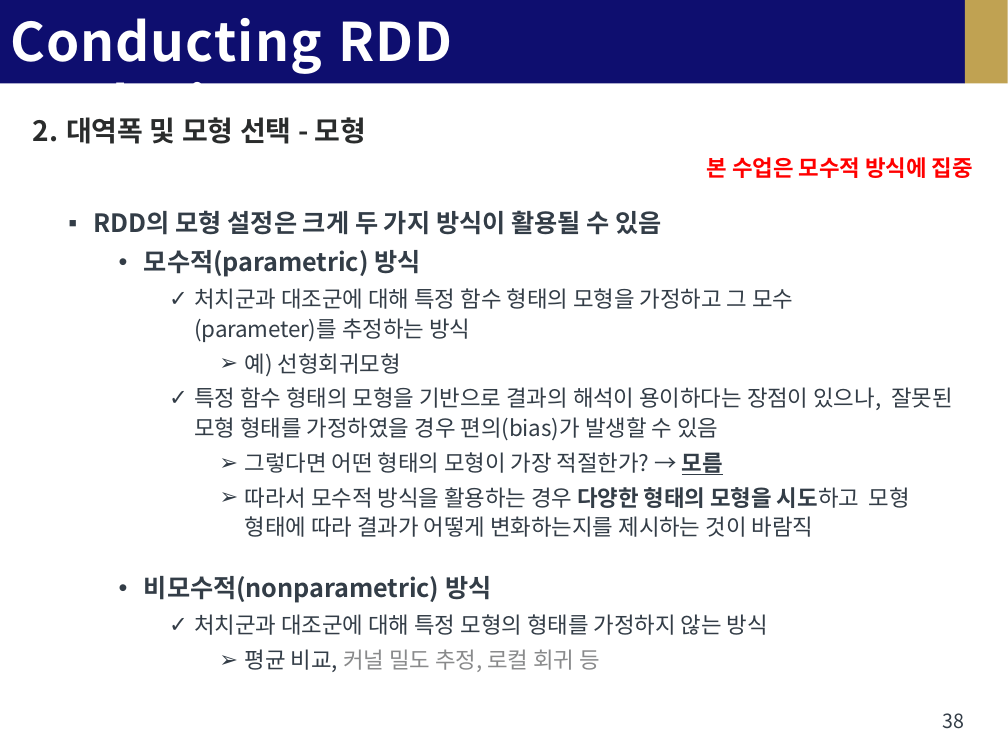
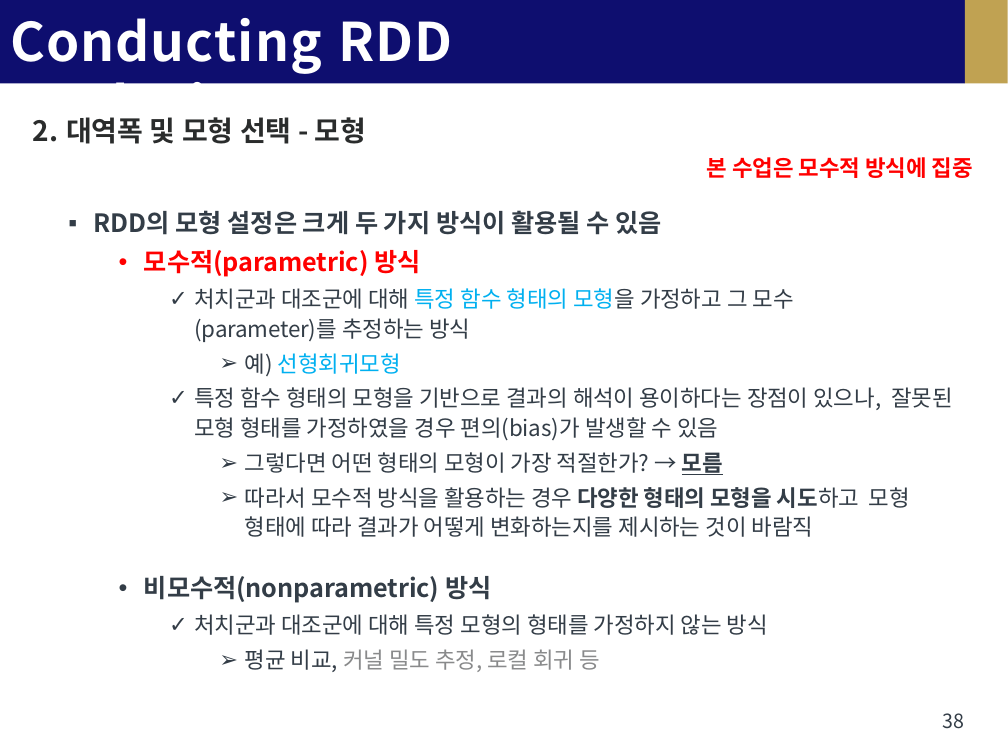
Before and after one commit to 9unu/4-1_School_File, a slide deck: slide 38 of (화,목) 경영 경제 데이터 분석/4_경경데_RDD_2024_full.pptx. Drawn at 1008x756 pixels with LibreOffice and Linux fonts; fonts in the diff are those of the drawing. Boxes give left, top, right and bottom in pixels: in the first picture for what was removed or moved away, otherwise in the second. Text is boxed around its words. In the diff, an @@ line names an element or a change of style, - is before the commit and + after.

```diff
--- a/(화,목) 경영 경제 데이터 분석/4_경경데_RDD_2024_full.pptx
+++ b/(화,목) 경영 경제 데이터 분석/4_경경데_RDD_2024_full.pptx
@@ text at box(144, 250, 794, 376): text colour #333D47 to #FF0000 in "모수적(parametric) 방식"; text colour #333D47 to #00B0F0 in "특정 함수 형태의 모형을", "선형회귀모형" @@
```
Also in this commit, not shown: 12 other slides changed, 7 other files.
